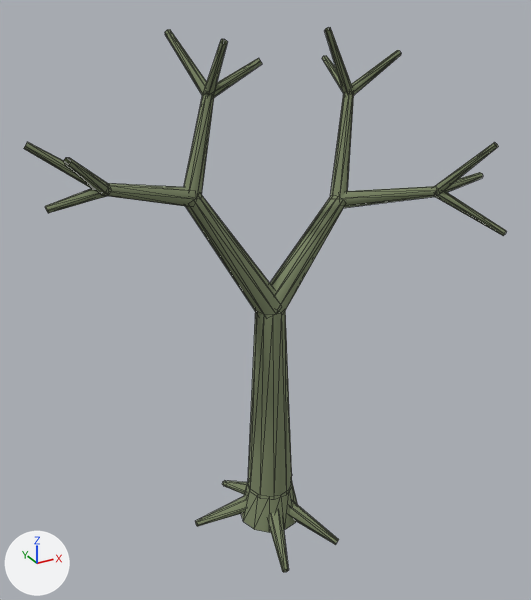
One commit to the glTF model 1984/assets/models/dead_tree.glb: the scene before it, then after it.
Rendered twice from a 50 mm lens placed at (-3.93, -7.02, 6.68), pointed at (0.11, 0.32, 3.01). Arrows for +X, +Y and +Z are at lower left; the lights stay in place. The first picture is the older version. Mesh edges are drawn as thin lines. Vertices at exactly the same position are counted once.

The first picture shows 'dead_tree'.
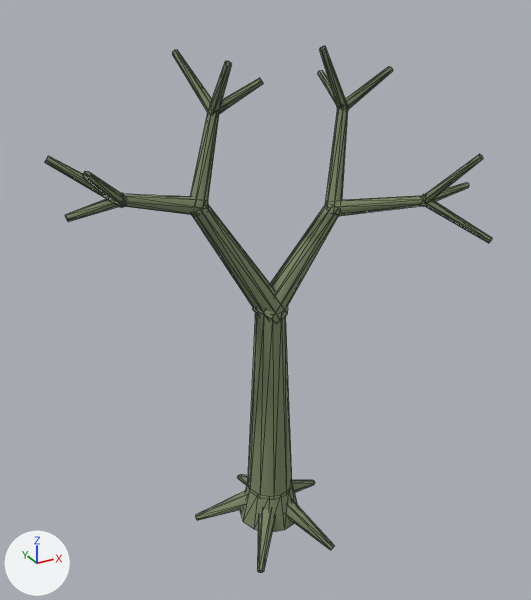
The change, as a list of edits to the scene's bpy script:
```text
Change me_dead_tree:
    used by ob_dead_tree; location = (0.0, 0.0, 0.0)
    remove me_dead_tree.from_pydata(...)  # 340 vertices, 380 faces; spans x -2.58..2.85, y -0.97..1.58, z -0.13..6.16
    add me_dead_tree.from_pydata(...)  # 340 vertices, 380 faces; spans x -2.41..2.65, y -0.92..1.5, z -0.13..5.95
    me_dead_tree part 1: the loose piece of 18 vertices spanning x -0.13..1.17, y -0.17..0.35, z 2.92..4.25 is moved by (-0.09, -0.02, -0.09)
    me_dead_tree part 2: the loose piece of 14 vertices spanning x 1.04..2.16, y -0.37..0.34, z 4.07..4.34 is moved by (-0.15, 0.02, -0.1)
    me_dead_tree part 3: the loose piece of 12 vertices spanning x 2.12..2.85, y -0.38..-0.25, z 4.23..4.43 is moved by (-0.2, 0.02, -0.1)
    me_dead_tree part 4: the loose piece of 12 vertices spanning x 2.08..2.49, y -0.92..-0.27, z 4.24..4.95 is moved by (-0.17, 0.04, -0.13)
    me_dead_tree part 5: the loose piece of 12 vertices spanning x 2.09..2.82, y -0.92..-0.27, z 3.78..4.33 is moved by (-0.18, 0.04, -0.07)
    me_dead_tree part 6: the loose piece of 14 vertices spanning x 0.99..1.51, y 0.15..0.69, z 4.13..5.41 is moved by (-0.11, -0.04, -0.16)
    me_dead_tree part 7: the loose piece of 12 vertices spanning x 1.42..2.19, y 0.57..0.7, z 5.34..5.85 is moved by (-0.15, -0.04, -0.18)
    me_dead_tree part 8: the loose piece of 12 vertices spanning x 1.38..1.73, y 0.61..1.58, z 5.33..5.73 is moved by (-0.12, -0.08, -0.17)
    me_dead_tree part 9: the loose piece of 12 vertices spanning x 1.01..1.5, y 0.5..0.69, z 5.36..6.15 is moved by (-0.09, -0.04, -0.2)
    me_dead_tree part 10: the loose piece of 18 vertices spanning x -1.0..0.14, y -0.18..0.23, z 2.96..4.56 is moved by (0.07, -0.01, -0.11)
    me_dead_tree part 11: the loose piece of 14 vertices spanning x -1.02..-0.5, y 0.02..0.45, z 4.46..5.55 is moved by (0.04, -0.03, -0.18)
    me_dead_tree part 12: the loose piece of 12 vertices spanning x -0.59..-0.02, y 0.11..0.45, z 5.48..5.9 is moved by (0.01, -0.01, -0.2)
    me_dead_tree part 13: the loose piece of 12 vertices spanning x -0.78..-0.49, y 0.34..1.03, z 5.49..6.16 is moved by (0.05, -0.06, -0.21)
    me_dead_tree part 14: the loose piece of 12 vertices spanning x -0.62..-0.49, y -0.06..0.44, z 5.5..6.12 is moved by (0.04, 0.0, -0.21)
    me_dead_tree part 15: the loose piece of 14 vertices spanning x -1.9..-0.88, y -0.08..0.22, z 4.4..4.81 is moved by (0.14, 0.0, -0.12)
    me_dead_tree part 16: the loose piece of 12 vertices spanning x -2.46..-1.86, y -0.08..0.17, z 4.56..4.81 is moved by (0.18, -0.01, -0.11)
    me_dead_tree part 17: the loose piece of 12 vertices spanning x -2.39..-1.83, y -0.58..0.02, z 4.71..5.23 is moved by (0.17, 0.03, -0.15)
    me_dead_tree part 18: the loose piece of 12 vertices spanning x -2.58..-1.84, y -0.08..0.21, z 4.71..5.25 is moved by (0.18, -0.01, -0.15)
    me_dead_tree part 19: 60 of 340 vertices moved; they spanned x -0.95..0.75, y -0.97..0.99, z -0.13..0.41 and now span x -0.9..0.95, y -0.92..1.01, z -0.13..0.41; mean shift (0.01, -0.01, 0.0); largest move (0.72, 0.72, -0.07) -> (0.93, 0.4, -0.07)
```

What differs and where, as boxes [x1, y1, x2, y2] in the pictures (531 x 600 px; the box of a moved part takes in the faces that stretch with it):
'dead_tree', reshaped (7% narrower)
    before: [24, 27, 507, 572]
    after: [45, 46, 492, 573]
part 1 of me_dead_tree, moved or reshaped
    before: [270, 196, 344, 314]
    after: [252, 204, 339, 323]
part 2 of me_dead_tree, moved or reshaped
    before: [340, 186, 437, 208]
    after: [327, 195, 425, 216]
part 3 of me_dead_tree, moved or reshaped
    before: [444, 172, 483, 192]
    after: [423, 182, 469, 206]
part 4 of me_dead_tree, moved or reshaped
    before: [434, 142, 498, 193]
    after: [422, 154, 483, 207]
part 5 of me_dead_tree, moved or reshaped
    before: [434, 191, 507, 236]
    after: [422, 194, 492, 243]
part 6 of me_dead_tree, moved or reshaped
    before: [330, 92, 354, 199]
    after: [325, 106, 348, 215]
part 7 of me_dead_tree, moved or reshaped
    before: [352, 50, 401, 95]
    after: [337, 66, 393, 109]
part 8 of me_dead_tree, moved or reshaped
    before: [322, 56, 343, 92]
    after: [318, 70, 349, 109]
part 9 of me_dead_tree, moved or reshaped
    before: [324, 27, 353, 94]
    after: [320, 46, 348, 111]
part 10 of me_dead_tree, moved or reshaped
    before: [185, 195, 279, 317]
    after: [192, 204, 288, 322]
part 11 of me_dead_tree, moved or reshaped
    before: [184, 94, 214, 198]
    after: [191, 111, 219, 214]
part 12 of me_dead_tree, moved or reshaped
    before: [213, 58, 262, 98]
    after: [207, 78, 263, 114]
part 13 of me_dead_tree, moved or reshaped
    before: [165, 29, 207, 95]
    after: [172, 50, 216, 112]
part 14 of me_dead_tree, moved or reshaped
    before: [203, 39, 228, 96]
    after: [209, 61, 232, 113]
part 15 of me_dead_tree, moved or reshaped
    before: [107, 183, 197, 206]
    after: [123, 194, 209, 215]
part 16 of me_dead_tree, moved or reshaped
    before: [45, 189, 107, 213]
    after: [65, 193, 127, 222]
part 17 of me_dead_tree, moved or reshaped
    before: [63, 158, 111, 195]
    after: [82, 171, 125, 207]
part 18 of me_dead_tree, moved or reshaped
    before: [24, 142, 95, 190]
    after: [45, 156, 127, 208]
part 19 of me_dead_tree, moved or reshaped
    before: [195, 481, 339, 572]
    after: [196, 475, 334, 573]
